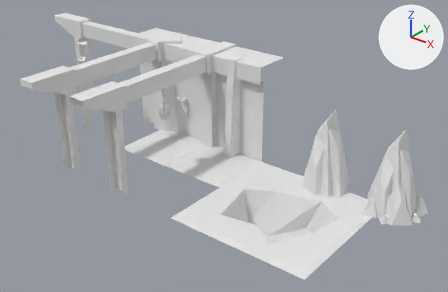
The Blender file KJam May 2020/Assets/ArtAssets/Blend-Files_Raw/KJ_ZL_Envi_Assets_01.blend, before and after one commit.
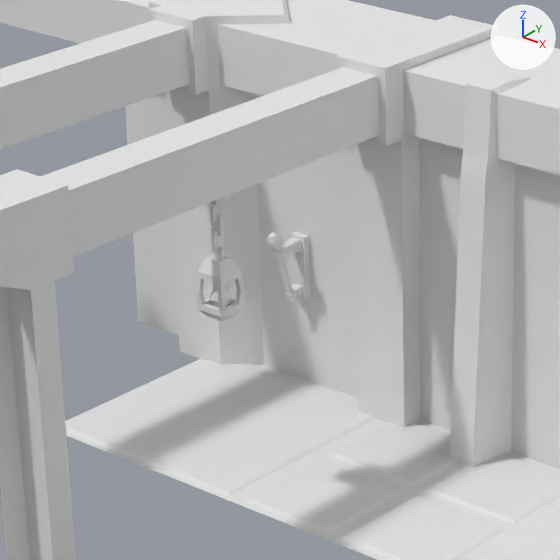
Each version is shown whole from a 50 mm camera at (11.47, -13.65, 8.55) aimed at (1.4, -1.06, 0.74), then close up on the part from 24% to 56% of the width and 13% to 62% of the height. Every picture has the same lights, and +X, +Y and +Z are marked at upper right.

The first close-up shows 'KJ_ZL_Floor_Tile_01', 'KJ_ZL_Floor_Tile_02', 'KJ_ZL_Floor_Tile_03', 'KJ_ZL_Lantern_01', 'KJ_ZL_Torch_01', 'KJ_ZL_Wall_Corner_01', 'KJ_ZL_Wall_Gateway_Corner_01', 'KJ_ZL_Wall_Gateway_Straight_01', 'KJ_ZL_Wall_Straight_01', 'KJ_ZL_Wall_Straight_02'.
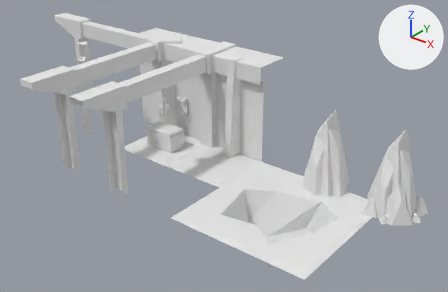
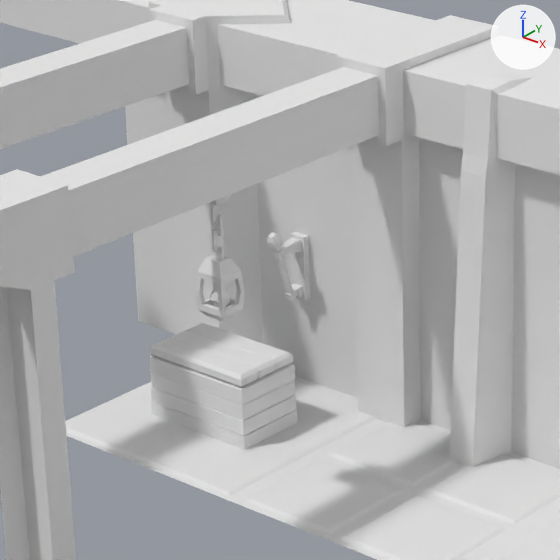
The change in detail:
Mesh me_cube_021 is new.
It has 56 vertices, 54 faces and spans x 0.481..1.519, y -1.316..-0.684, z 0.01..0.539.
It uses material mat_atlascarrier (its picture is missing).
Mesh me_cube_023 is new.
It has 64 vertices, 62 faces and spans x -0.5..0.5, y -0.304..0.304, z -0.044..0.052.
It uses material mat_atlascarrier (its picture is missing).
Object 'KJ_ZL_Treasure_Chest_01' (ob_kj_zl_treasure_chest_01) is new; it shows me_cube_021.
Its location is (-2.0, 0.0, 0.0).
Object 'KJ_ZL_Treasure_Chest_01_Lid' (ob_kj_zl_treasure_chest_01_lid) is new; it shows me_cube_023.
Its location is (-1.0, -1.0, 0.592).

Location of each change, (x1, y1, x2, y2) in pixels of the close-ups (560 x 560 px):
'KJ_ZL_Treasure_Chest_01', added: after (149, 355, 298, 450)
'KJ_ZL_Treasure_Chest_01_Lid', added: after (150, 323, 293, 387)
